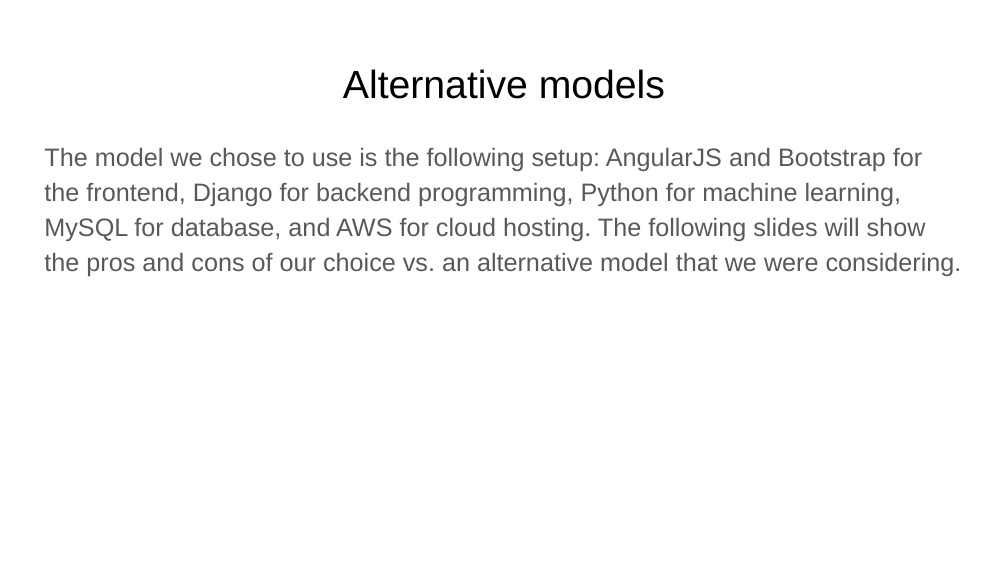
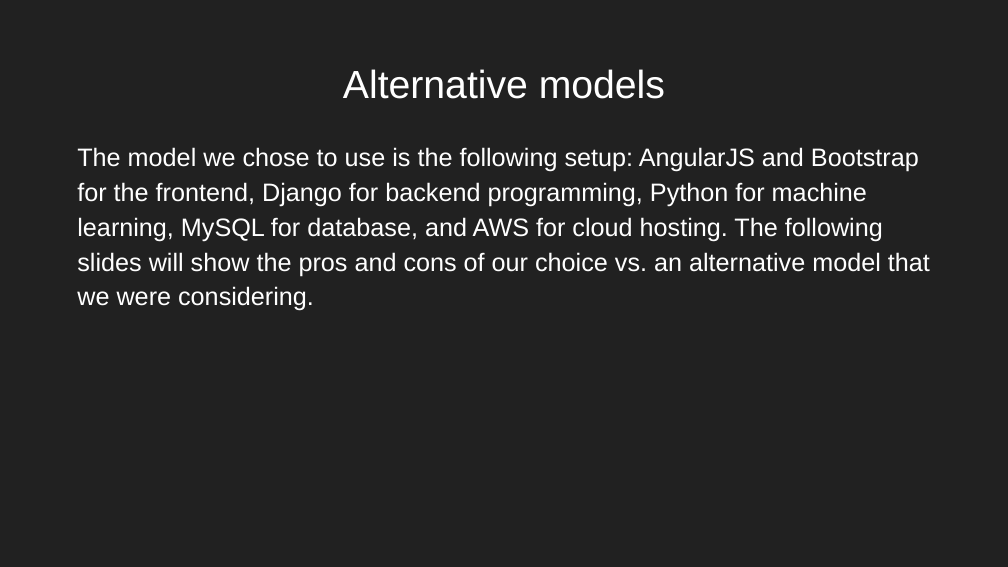
Before and after one commit to nreader72/NostraDomicile, a slide deck: slide 19 of docs/NostraDomicile.pptx (slide 12 before the commit). Drawn at 1008x567 pixels with LibreOffice and Linux fonts; fonts in the diff are those of the drawing; background and template pictures are left out. Boxes give left, top, right and bottom in pixels: in the first picture for what was removed or moved away, otherwise in the second. Text is boxed around its words. In the diff, an @@ line names an element or a change of style, - is before the commit and + after.

```diff
--- a/docs/NostraDomicile.pptx
+++ b/docs/NostraDomicile.pptx
@@ background #FFFFFF to picture (left out) @@
@@ title "Alternative models" at (343, 69, 665, 99): text colour #000000 to #FFFFFF @@
@@ text "The model we chose to ...": place and size @@
-text "The model we chose to ..." at (44, 147, 962, 276)
+text "The model we chose to ..." at (77, 147, 930, 311)
@@ text "The model we chose to ..." at (77, 147, 930, 311): text colour #595959 to #FFFFFF @@
```
Also in this commit, not shown: 7 other slides changed, 18 slides added, 9 slides removed.
